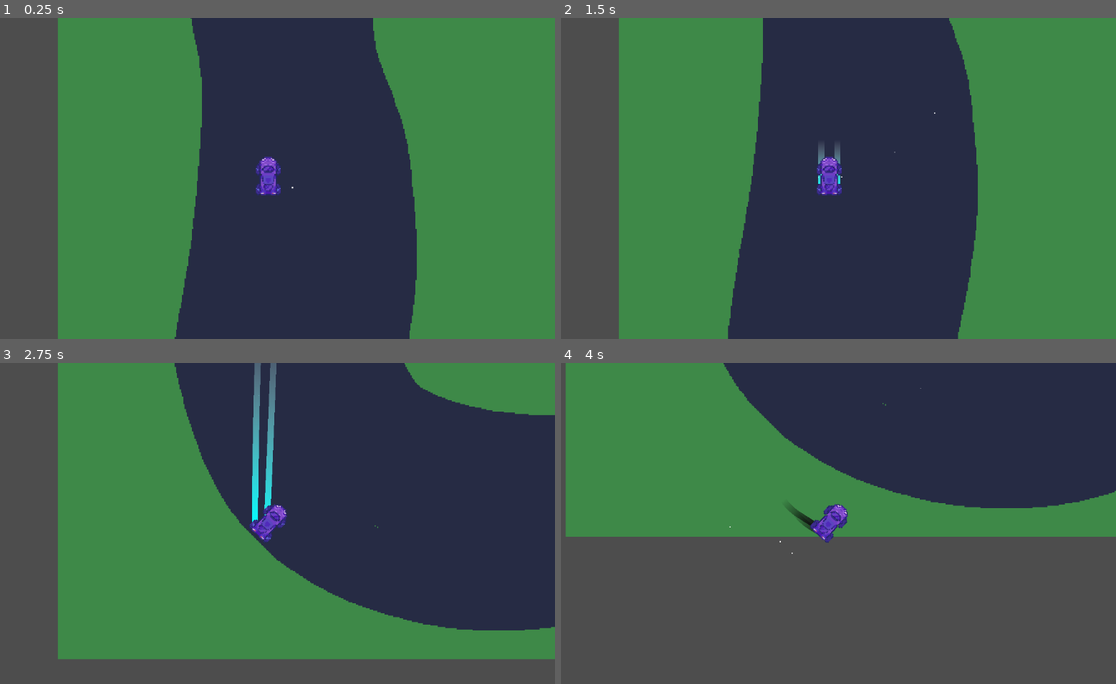
Above: before the commit, frames 1-4 (two rows, left to right).
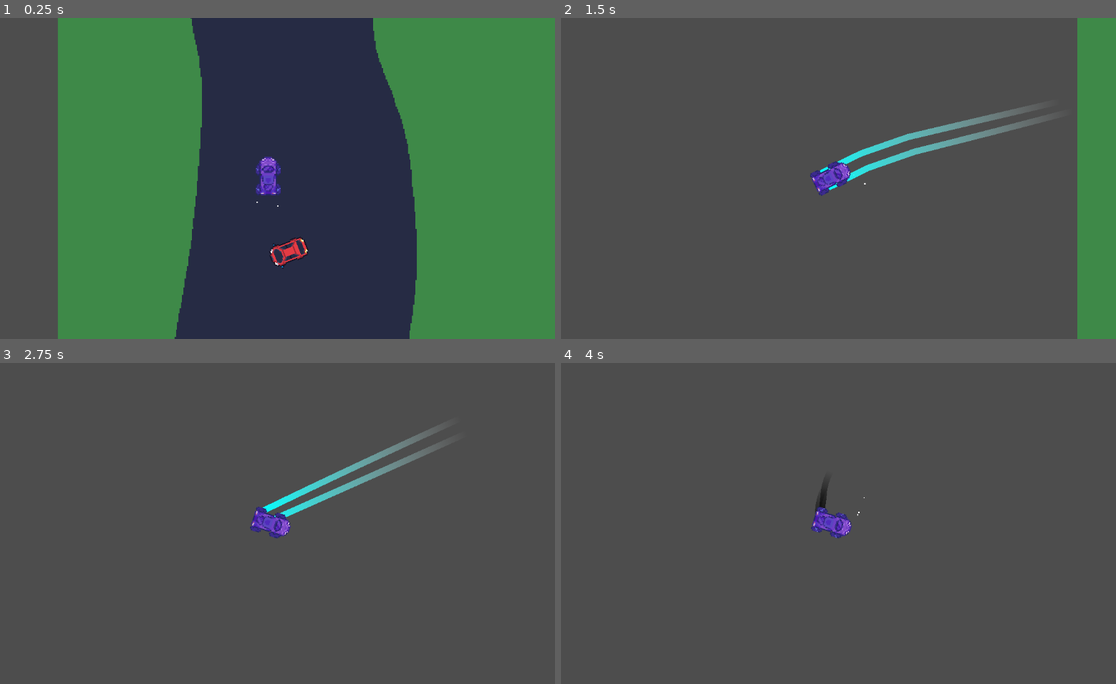
Above: after the commit, the same moments.

Repository: Buzabs/Cartest2
Game: Godot game, scene res://Scenes/TestScene.tscn
The game is run twice, just before and just after one commit, with the same random seed, the same clock (stepped at 60 frames per second) and the same inputs.
Inputs:
- Up to frame 1 (0.25 s): no input
- Up to frame 2 (1.5 s): hold D (Right) 0.53-1.28 s; tap Space (Nitro) at 0.6, 1.35 s; hold S (Down) from 1.28 s (still down)
- Up to frame 3 (2.75 s): release S (Down) at 2.03 s; hold D (Right) from 2.03 s (still down); tap Space (Nitro) at 2.1 s
- Up to frame 4 (4 s): release D (Right) at 2.78 s; hold W (Up) 2.78-3.53 s; tap Space (Nitro) at 2.85, 3.6 s; hold A (Left) from 3.53 s (still down)

The runs differ from the first frame. In frame 1, 0.3% of the frame differs, in the area x 46-56%, y 52-78%; in frame 2, 82%; in frame 3, 82%, in the area x 10-100%, y 0-93%; in frame 4, 54%.

Commit message:
Przeciwnicy - nie działa ;(((

Diff:
--- a/Scenes/Exhaust2.tscn
+++ b/Scenes/Exhaust2.tscn
@@ -3,13 +3,15 @@
 [ext_resource type="Script" uid="uid://ciw2g1win5bop" path="res://Scripts/exhaust_2.gd" id="1_15354"]
 
 [sub_resource type="Curve" id="Curve_15354"]
-_data = [Vector2(0.1875, 1), 0.0, 0.0, 0, 0, Vector2(0.772727, 0.11236), 0.0, 0.0, 0, 0]
+_data = [Vector2(0.176136, 1), 0.0, 0.0, 0, 0, Vector2(0.772727, 0.11236), 0.0, 0.0, 0, 0]
 point_count = 2
 
 [node name="CPUParticles2D" type="CPUParticles2D"]
+rotation = 1.5708
 lifetime = 5.3
 randomness = 0.25
 lifetime_randomness = 0.44
+spread = 30.45
 gravity = Vector2(0, 0)
 initial_velocity_min = 40.4
 initial_velocity_max = 55.75
--- a/Scenes/TestScene.tscn
+++ b/Scenes/TestScene.tscn
@@ -1,7 +1,14 @@
-[gd_scene load_steps=3 format=3 uid="uid://b0oo5p0g2r8w5"]
+[gd_scene load_steps=5 format=3 uid="uid://b0oo5p0g2r8w5"]
 
 [ext_resource type="Texture2D" uid="uid://7jri5omsogqx" path="res://Sprites/placeholders/placeholder-racetrack2.png" id="1_5lt6y"]
 [ext_resource type="PackedScene" uid="uid://b6pg70e8e06ln" path="res://Scenes/Car.tscn" id="1_mncer"]
+[ext_resource type="PackedScene" uid="uid://cdoq37nysvx3y" path="res://Scenes/enemy.tscn" id="3_8k7wh"]
+
+[sub_resource type="Curve2D" id="Curve2D_5lt6y"]
+_data = {
+"points": PackedVector2Array(0, 0, 0, 0, 599, 320, -13.6603, 49.177, 13.6603, -49.177, 612, 109, 0, 0, 0, 0, 668, 22, -25.2715, -6.14712, 25.2715, 6.14712, 777, -28, -44.3959, -10.2452, 44.3959, 10.2452, 961, -66, -34.8337, -10.9282, 34.8337, 10.9282, 1272, 43, 0, 0, 0, 0, 1284, 223, 37.5657, -6.83013, -37.5657, 6.83013, 1283, 524, 20.4904, 6.83013, -20.4904, -6.83013, 1154, 656, -2.73205, -7.51315, 2.73205, 7.51315, 979, 741, 12.3967, 42.1488, -12.3967, -42.1488, 792, 790, -19.8347, 28.0992, 19.8347, -28.0992, 594, 692, 0, 0, 0, 0, 595, 568, 0, 0, 0, 0, 598, 321, 0, 0, 0, 0, 599, 320)
+}
+point_count = 15
 
 [node name="Node2D" type="Node2D"]
 
@@ -12,3 +19,17 @@
 
 [node name="Car" parent="." instance=ExtResource("1_mncer")]
 position = Vector2(580, 328)
+
+[node name="Track" type="Path2D" parent="."]
+unique_name_in_owner = true
+position = Vector2(-1, -10)
+curve = SubResource("Curve2D_5lt6y")
+
+[node name="TrackFollow" type="PathFollow2D" parent="Track"]
+unique_name_in_owner = true
+position = Vector2(599, 320)
+rotation = -1.50926
+scale = Vector2(1, 1)
+
+[node name="Enemy" parent="Track" instance=ExtResource("3_8k7wh")]
+position = Vector2(600, 417)
--- /dev/null
+++ b/Scenes/enemy.tscn
@@ -0,0 +1,18 @@
+[gd_scene load_steps=4 format=3 uid="uid://cdoq37nysvx3y"]
+
+[ext_resource type="Script" uid="uid://crf14awpxeouh" path="res://Scripts/enemy.gd" id="1_1f0kj"]
+[ext_resource type="Texture2D" uid="uid://cy82x4ltch75p" path="res://Sprites/Cars/temp-car.png" id="1_hghv2"]
+
+[sub_resource type="RectangleShape2D" id="RectangleShape2D_1f0kj"]
+size = Vector2(16, 25)
+
+[node name="CharacterBody2D" type="CharacterBody2D"]
+script = ExtResource("1_1f0kj")
+
+[node name="Sprite2D" type="Sprite2D" parent="."]
+texture_filter = 1
+texture = ExtResource("1_hghv2")
+
+[node name="CollisionShape2D" type="CollisionShape2D" parent="."]
+position = Vector2(0, 1.5)
+shape = SubResource("RectangleShape2D_1f0kj")
--- /dev/null
+++ b/Scripts/enemy.gd
@@ -0,0 +1,69 @@
+extends CharacterBody2D
+
+@export var max_speed := 400
+@export var steer_force := 0.1
+@export var look_ahead := 100
+@export var num_rays := 8
+
+var ray_directions = []
+var interest = []
+var danger = []
+
+@onready var path = %Track
+@onready var path_follow = %TrackFollow
+
+var direction := Vector2.ZERO
+#var enemy_velocity := Vector2.ZERO
+var acc := Vector2.ZERO
+
+func _ready() -> void:
+
+	interest.resize(num_rays)
+	danger.resize(num_rays)
+	ray_directions.resize(num_rays)
+
+	for i in num_rays:
+		var angle = i * 2 * PI / num_rays
+		ray_directions[i] = Vector2.RIGHT.rotated(angle)
+
+func _physics_process(delta: float) -> void:
+	set_interest()
+	set_danger()
+	choose_direction()
+	var desired_velocity = direction.rotated(rotation) * max_speed
+	velocity = velocity.lerp(desired_velocity, steer_force)
+	rotation = velocity.angle()
+	move_and_collide(velocity * delta)
+
+func set_interest():
+	var path_direction = get_path_direction(position)
+	for i in num_rays:
+		var d = ray_directions[i].rotated(rotation).dot(path_direction)
+		interest[i] = max(0, d)
+
+
+func set_default_interest():
+	for i in num_rays:
+		var d = ray_directions[i].rotated(rotation).dot(transform.x)
+		interest[i] = max(0, d)
+
+func set_danger():
+	var space_state = get_world_2d().direct_space_state
+	for i in range(num_rays):
+		var query = PhysicsRayQueryParameters2D.create(position, position + ray_directions[i].rotated(rotation) * look_ahead)
+		var result = space_state.intersect_ray(query)
+		danger[i] = 1.0 if result else 0.0
+
+func choose_direction():
+	for i in range(num_rays):
+		if danger[i] > 0.0:
+			interest[i] = 0.0
+	direction = Vector2.ZERO
+	for i in range(num_rays):
+		direction += ray_directions[i] * interest[i]
+	direction = direction.normalized()
+
+func get_path_direction(pos):
+	var offset = path.curve.get_closest_offset(pos)
+	path_follow.v_offset = offset
+	return path_follow.transform.x
Not shown, added: Scripts/enemy.gd.uid
